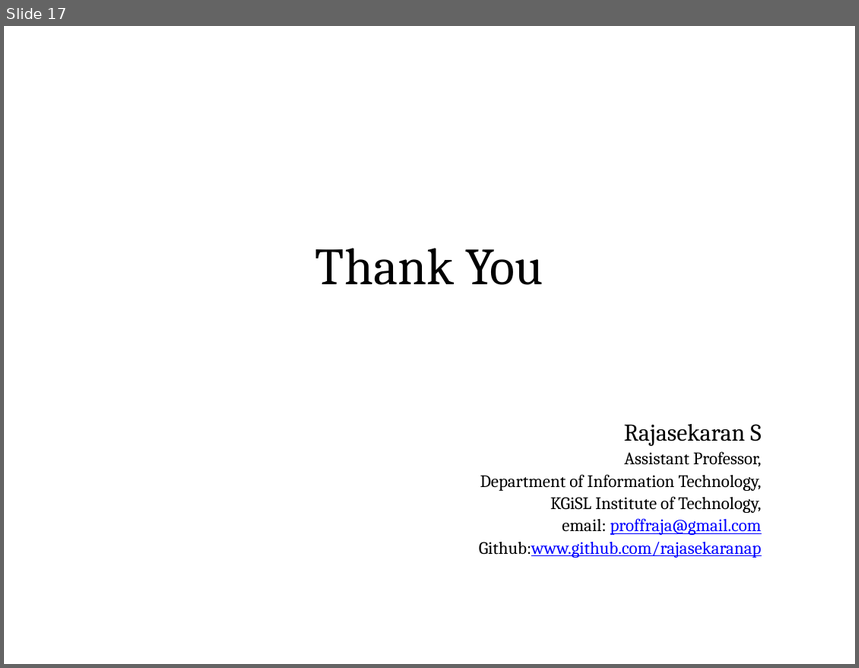
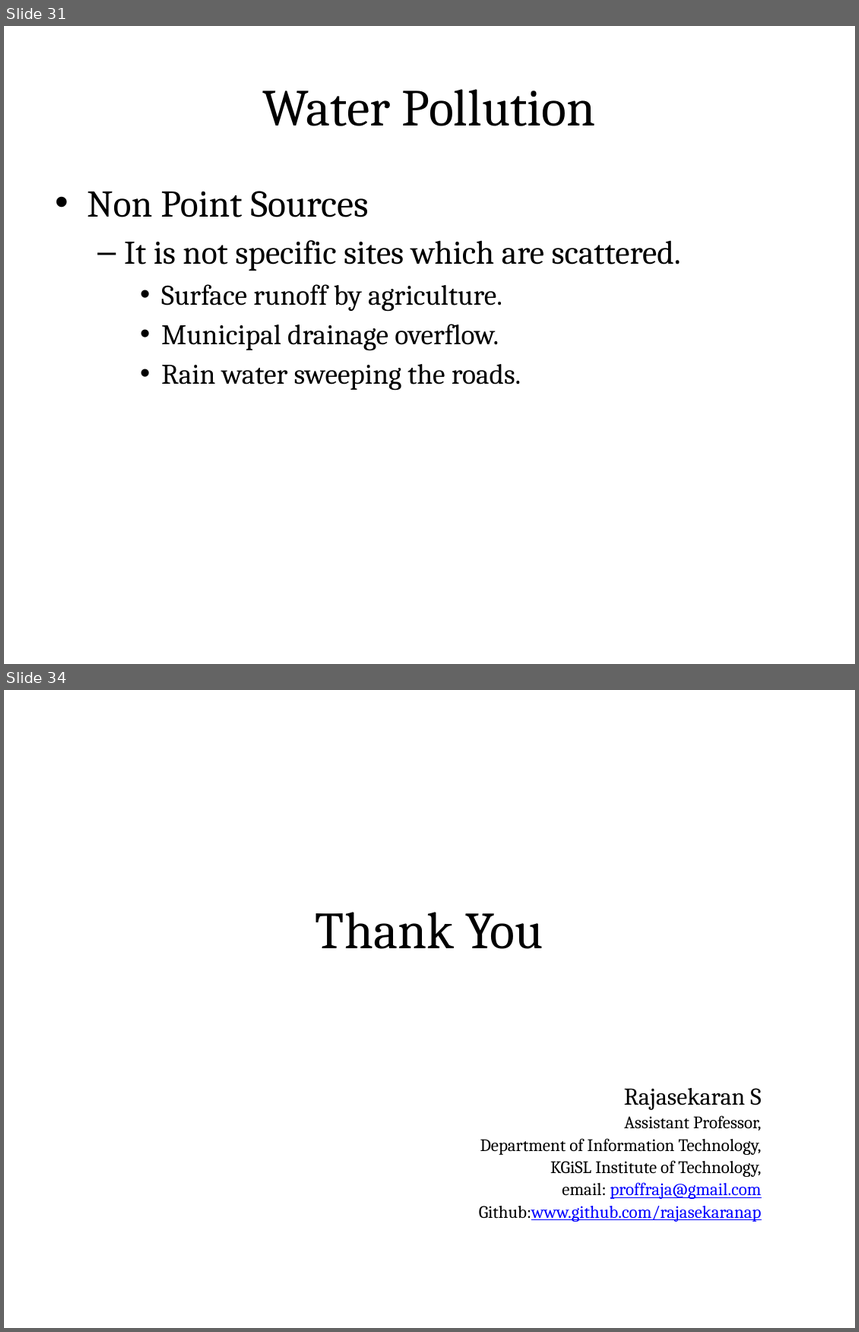
Before and after one commit to rajasekaran36/GE8291-Environmental-Science-and-Engineering, a slide deck: Slides/GE8291-U2.pptx. Shown one above the other, each under a label of ours: slide 17 before the commit, slides 31 and 34 after it; the slides between them are not shown. The pictures are 859x668 and 859x1332 pixels, drawn with LibreOffice and Linux fonts; fonts in the diff are those of the drawing. Boxes give left, top, right and bottom in pixels: in the first picture for what was removed or moved away, otherwise in the second. Text is boxed around its words. In the diff, an @@ line names an element or a change of style, - is before the commit and + after.

```diff
--- a/Slides/GE8291-U2.pptx
+++ b/Slides/GE8291-U2.pptx
@@ slide 31 added at bbox=[4, 26, 855, 664], background #FFFFFF @@
@@ title added at bbox=[47, 52, 813, 158], fill gradient #DAFDA7 to #E4FCC2 to #F5FFE7, outline #98B955 0.75 pt, 44 pt, text #000000 @@
+Water Pollution
@@ text added at bbox=[87, 191, 681, 391], 24 pt, text #000000 @@
+• Non Point Sources
+  – It is not specific sites which are scattered.
+    • Surface runoff by agriculture.
+    • Municipal drainage overflow.
+    • Rain water sweeping the roads.
@@ what was slide 17 is now slide 34 @@
```
Also in this commit, not shown: 16 other slides added, 1 other file.
